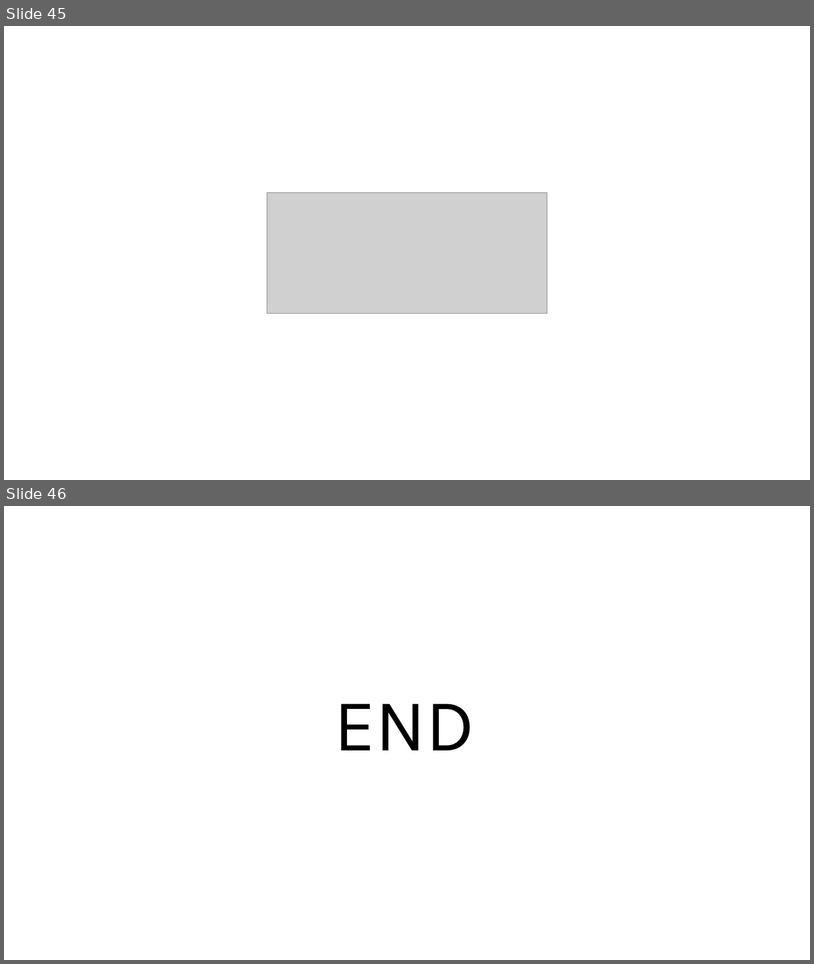
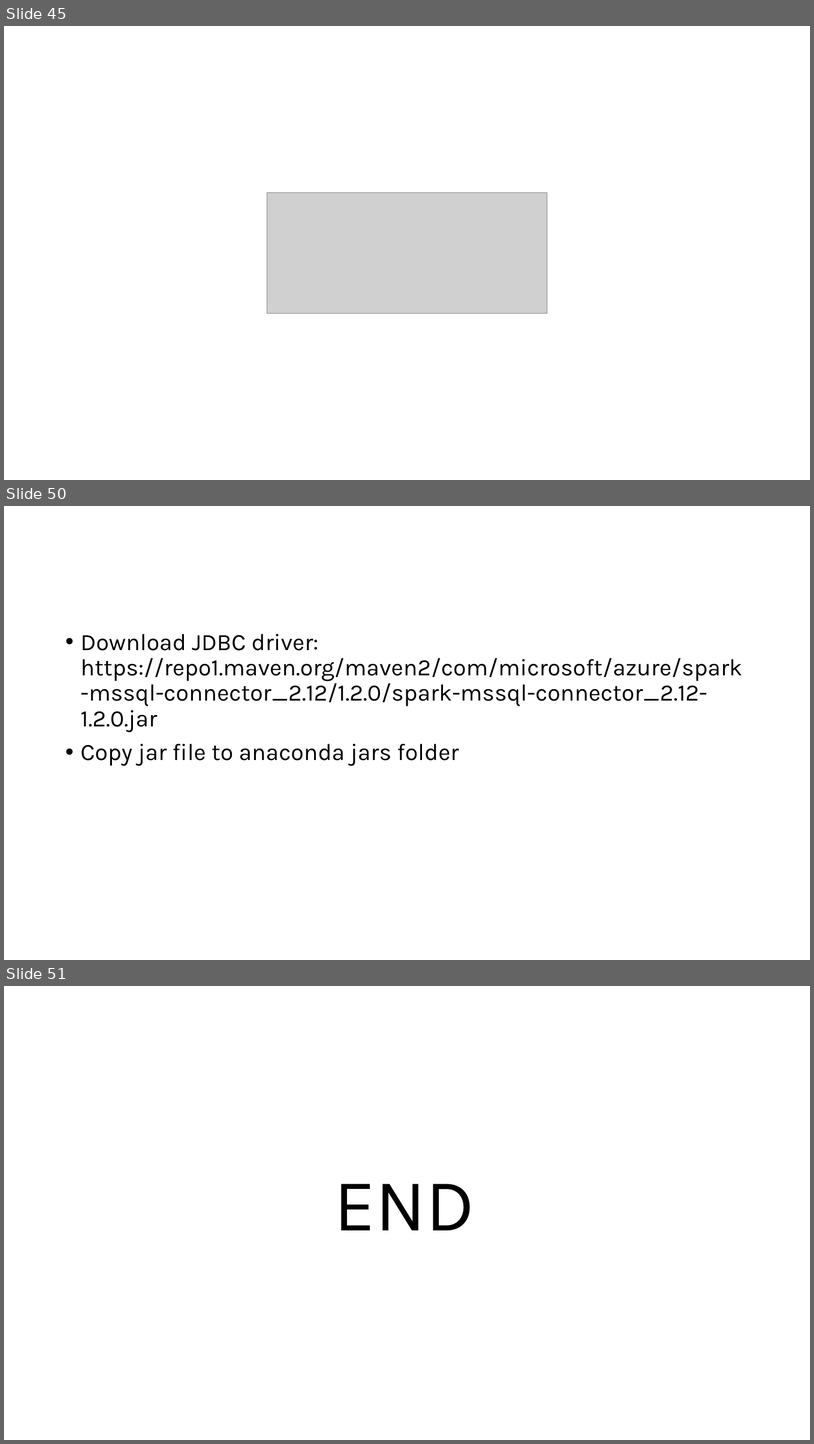
Before and after one commit to phil-a10/Talks, a slide deck: Data Engineering Using Free Tools/Learn Data Engineering For Free.pptx. Shown one above the other, each under a label of ours: slides 45 and 46 before the commit, slides 45, 50 and 51 after it; the slides between them are not shown. The pictures are 814x964 and 814x1444 pixels, drawn with LibreOffice and Linux fonts; fonts in the diff are those of the drawing; grey boxes stand for pictures. Boxes give left, top, right and bottom in pixels: in the first picture for what was removed or moved away, otherwise in the second. Text is boxed around its words. In the diff, an @@ line names an element or a change of style, - is before the commit and + after.

```diff
--- a/Data Engineering Using Free Tools/Learn Data Engineering For Free.pptx
+++ b/Data Engineering Using Free Tools/Learn Data Engineering For Free.pptx
@@ slide 50 added at box(4, 506, 810, 960), background #FFFFFF @@
@@ text added at box(81, 634, 743, 766), 28 pt, text #000000 @@
+• Download JDBC driver: https://repo1.maven.org/maven2/com/microsoft/azure/spark-mssql-connector_2.12/1.2.0/spark-mssql-connector_2.12-1.2.0.jar
+• Copy jar file to anaconda jars folder
@@ what was slide 46 is now slide 51 @@
```
Also in this commit, not shown: 1 slide changed, 6 other slides added, 1 slide removed, 2 other files.
